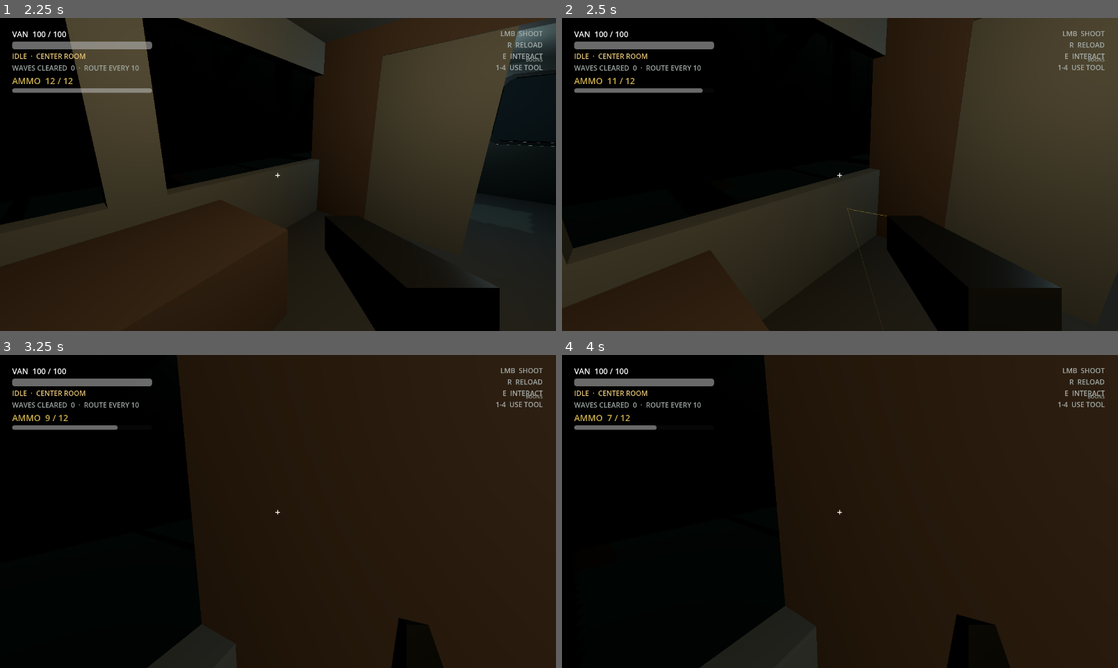
Above: before the commit, frames 1-4 (two rows, left to right).
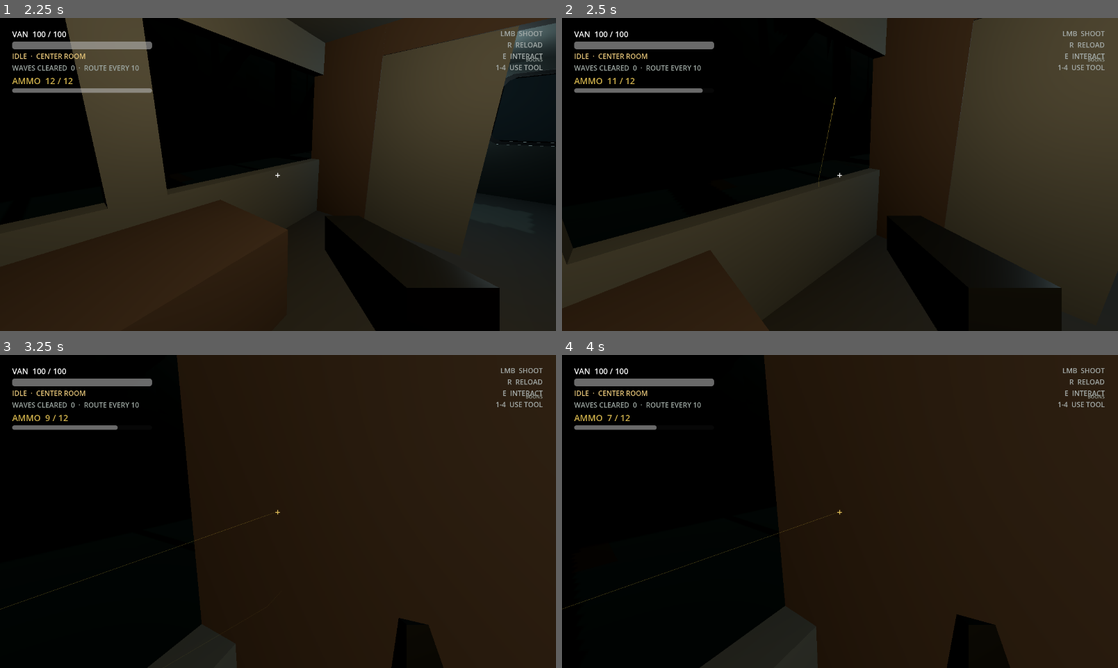
Above: after the commit, the same moments.

Repository: SebastianFreitas/van-gunner
Game: Godot game, scene res://scenes/boot/boot.tscn
Two runs of this game, one before a commit and one after it. Both use one fixed random seed, a clock stepped at 60 frames per second and the inputs below.
Inputs (mouse positions are in pixels of both pictures, inside the frame that each line leads up to):
- Up to frame 1 (2.25 s): tap Enter at 0.5 s; move the mouse to (400, 158) at 0.52 s; press the mouse at (400, 158) at 0.53 s; hold D (move_right) 0.53-1.25 s; release the mouse at (400, 158) at 1.25 s; click "SLOT 1 · NEW RUN" at 1.25 s; tap Space at 2 s; move the mouse to (250, 174) at 2.02 s; hold W (move_forward) from 2.03 s (still down); tap E (interact) at 2.1 s
- Up to frame 2 (2.5 s): keep holding W (move_forward); click (812, 174) at 2.3 s
- Up to frame 3 (3.25 s): keep holding W (move_forward); move the mouse to (289, 505) at 2.77 s; press the mouse at (289, 505) at 2.78 s
- Up to frame 4 (4 s): keep holding W (move_forward); tap Enter at 3.5 s; move the mouse to (834, 517) at 3.52 s; release the mouse at (834, 517) at 3.53 s; tap 1 (use_slot_1) at 3.6 s; click (834, 517) at 3.8 s

Frame 1 is identical in both runs. In frame 2, less than 0.1% of the frame differs, in the area x 46-59%, y 25-89%; in frame 3, less than 0.1%; in frame 4, less than 0.1%, in the area x 0-51%, y 49-82%.

Commit message:
Fix close-range shots by spawning hits from the camera while tracers leave the muzzle.
Co-authored-by: Cursor <cursoragent@cursor.com>

Diff:
--- a/scripts/combat/bullet_visual.gd
+++ b/scripts/combat/bullet_visual.gd
@@ -1,14 +1,20 @@
 class_name BulletVisual
 extends Node3D
 
-## Cosmetic bullet mesh + trail locked to the logical Projectile.
+## Cosmetic bullet mesh + trail. Starts at the gun muzzle and blends onto the
+## logical projectile path so hits can come from the camera without the tracer
+## teleporting sideways off the barrel.
 
 const BULLET_VISUAL_SCALE := 0.28
 const TRAIL_FADE_SECONDS := 0.45
+## Softly blend from the muzzle-offset path onto the true path over this distance.
+const CONVERGENCE_METERS := 4.0
 
 var _velocity := Vector3.ZERO
 var _muzzle_origin := Vector3.ZERO
+var _logical_origin := Vector3.ZERO
 var _travelled := 0.0
+var _locked_to_logical := false
 var _bullet_mesh: MeshInstance3D
 var _trail_line: MeshInstance3D
 
@@ -18,10 +24,13 @@
 	velocity: Vector3,
 	_gravity_scale: float,
 	info: DamageInfo,
-	stats: GunStats
+	stats: GunStats,
+	logical_origin := origin
 ) -> void:
 	_muzzle_origin = origin
+	_logical_origin = logical_origin
 	_travelled = 0.0
+	_locked_to_logical = _muzzle_origin.is_equal_approx(_logical_origin)
 	global_position = origin
 	_velocity = velocity
 	_ensure_nodes()
@@ -34,20 +43,25 @@
 	show()
 
 
-func sync_to(position: Vector3, velocity: Vector3) -> void:
+func sync_to(logical_position: Vector3, velocity: Vector3) -> void:
 	_velocity = velocity
-	var step := global_position.distance_to(position)
-	_travelled += step
-	global_position = position
-	# Seed the trail at the muzzle once so it reads as leaving the gun.
-	if _trail_line and _trail_line.has_method("add_point"):
-		if _travelled <= step + 0.0001:
-			_trail_line.call("add_point", _muzzle_origin)
-		_trail_line.call("add_point", position)
+	_travelled = _logical_origin.distance_to(logical_position)
+	global_position = _blended_position(logical_position)
+	_update_trail(global_position)
+	_orient_to_velocity()
+
+
+## Hard-lock onto the logical bullet (impact / end of life).
+func snap_to(logical_position: Vector3, velocity: Vector3) -> void:
+	_locked_to_logical = true
+	_velocity = velocity
+	global_position = logical_position
+	_update_trail(logical_position)
 	_orient_to_velocity()
 
 
 func on_bounce(contact: Vector3, exit: Vector3, velocity: Vector3) -> void:
+	_locked_to_logical = true
 	_velocity = velocity
 	global_position = exit
 	if _trail_line and _trail_line.has_method("set_bounce_vertex"):
@@ -62,6 +76,27 @@
 		_trail_line.call("detach_and_fade", TRAIL_FADE_SECONDS)
 		_trail_line = null
 	queue_free()
+
+
+func _blended_position(logical_position: Vector3) -> Vector3:
+	if _locked_to_logical:
+		return logical_position
+	var offset := _muzzle_origin - _logical_origin
+	if offset.length_squared() < 0.0001:
+		return logical_position
+	var parallel := logical_position + offset
+	var t := clampf(_travelled / CONVERGENCE_METERS, 0.0, 1.0)
+	t = t * t * (3.0 - 2.0 * t)
+	return parallel.lerp(logical_position, t)
+
+
+func _update_trail(world_position: Vector3) -> void:
+	if not _trail_line or not _trail_line.has_method("add_point"):
+		return
+	# Seed the trail at the muzzle once so it reads as leaving the gun.
+	if _travelled <= 0.001:
+		_trail_line.call("add_point", _muzzle_origin)
+	_trail_line.call("add_point", world_position)
 
 
 func _ensure_nodes() -> void:
--- a/scripts/combat/gun_controller.gd
+++ b/scripts/combat/gun_controller.gd
@@ -5,8 +5,6 @@
 signal ammo_changed(current: int, max_ammo: int)
 signal reloading_changed(is_reloading: bool)
 
-## Never converge onto a hit closer than this — stops near-plane muzzle swing.
-const MIN_CONVERGENCE_DISTANCE := 2.0
 ## Brief camera pitch punch on fire (radians). Recovers in feedback tween.
 const CAMERA_KICK := 0.012
 
@@ -47,23 +45,25 @@
 		_start_reload()
 		return
 
+	# Hits come from screen center so point-blank targets aren't skipped.
+	# The cosmetic trail still leaves the gun muzzle via visual_origin.
+	var origin := camera.global_position
 	var muzzle := _get_muzzle_position()
 	var aim := _get_aim_point(stats.aim_range)
-	aim = _clamp_convergence(muzzle, aim, stats.aim_range)
-	aim = _resolve_muzzle_obstruction(muzzle, aim)
-
-	var direction := (aim - muzzle).normalized()
+	aim = _resolve_path_obstruction(origin, aim)
+
+	var direction := (aim - origin).normalized()
 	if direction.length_squared() < 0.0001:
 		direction = -camera.global_basis.z
 
 	var van_velocity := _get_van_velocity()
-	var projectile := _spawn_projectile(muzzle, direction, stats, van_velocity)
+	var projectile := _spawn_projectile(origin, direction, stats, van_velocity, muzzle)
 	var player := _get_player()
 	var traits := BoonTraits.find_on(player)
 	if traits:
 		BoonCombat.dispatch_bonus_projectiles(
 			get_tree(),
-			muzzle,
+			origin,
 			direction,
 			stats,
 			player as CollisionObject3D,
@@ -147,25 +147,13 @@
 	var result := camera.get_world_3d().direct_space_state.intersect_ray(query)
 	if result.is_empty():
 		return end
-	var hit_pos: Vector3 = result.position
-	# Too close: converge on a point at min distance so the muzzle doesn't swing wildly.
-	if origin.distance_to(hit_pos) < MIN_CONVERGENCE_DISTANCE:
-		return origin + direction * MIN_CONVERGENCE_DISTANCE
-	return hit_pos
-
-
-## Keep aim far enough from the muzzle that look_at correction stays stable.
-func _clamp_convergence(muzzle: Vector3, aim: Vector3, max_range: float) -> Vector3:
-	var cam_dir := -camera.global_basis.z
-	if muzzle.distance_to(aim) >= MIN_CONVERGENCE_DISTANCE:
-		return aim
-	return camera.global_position + cam_dir * maxf(MIN_CONVERGENCE_DISTANCE, max_range * 0.25)
-
-
-## If the muzzle→aim segment hits cover/window frame first, aim at that contact.
-func _resolve_muzzle_obstruction(muzzle: Vector3, aim: Vector3) -> Vector3:
+	return result.position
+
+
+## If anything sits on the camera→aim path (window frame, close enemy), aim there.
+func _resolve_path_obstruction(origin: Vector3, aim: Vector3) -> Vector3:
 	var query := PhysicsRayQueryParameters3D.create(
-		muzzle,
+		origin,
 		aim,
 		DamageResolver.ENEMY_MASK | DamageResolver.WORLD_MASK
 	)
@@ -181,7 +169,8 @@
 	origin: Vector3,
 	direction: Vector3,
 	stats: GunStats,
-	van_velocity: Vector3
+	van_velocity: Vector3,
+	visual_origin: Vector3
 ) -> Projectile:
 	var shooter := _get_player() as CollisionObject3D
 	return BoonCombat.spawn_projectile(
@@ -190,7 +179,7 @@
 		direction,
 		stats,
 		shooter,
-		origin,
+		visual_origin,
 		van_velocity
 	)
 
--- a/scripts/combat/projectile.gd
+++ b/scripts/combat/projectile.gd
@@ -141,7 +141,7 @@
 	global_position = contact
 	_update_trail()
 	if _visual:
-		_visual.sync_to(global_position, velocity)
+		_visual.snap_to(global_position, velocity)
 	_resolve_hit(collider)
 
 
@@ -275,7 +275,7 @@
 		return
 	_visual = BulletVisual.new()
 	parent.add_child(_visual)
-	_visual.setup(origin, velocity, gravity_scale, info, stats)
+	_visual.setup(origin, velocity, gravity_scale, info, stats, global_position)
 
 
 func _clear_visual() -> void:
@@ -286,7 +286,7 @@
 
 func _fade_visual() -> void:
 	if _visual and is_instance_valid(_visual):
-		_visual.sync_to(global_position, velocity)
+		_visual.snap_to(global_position, velocity)
 		_visual.fade_out()
 	_visual = null
 
